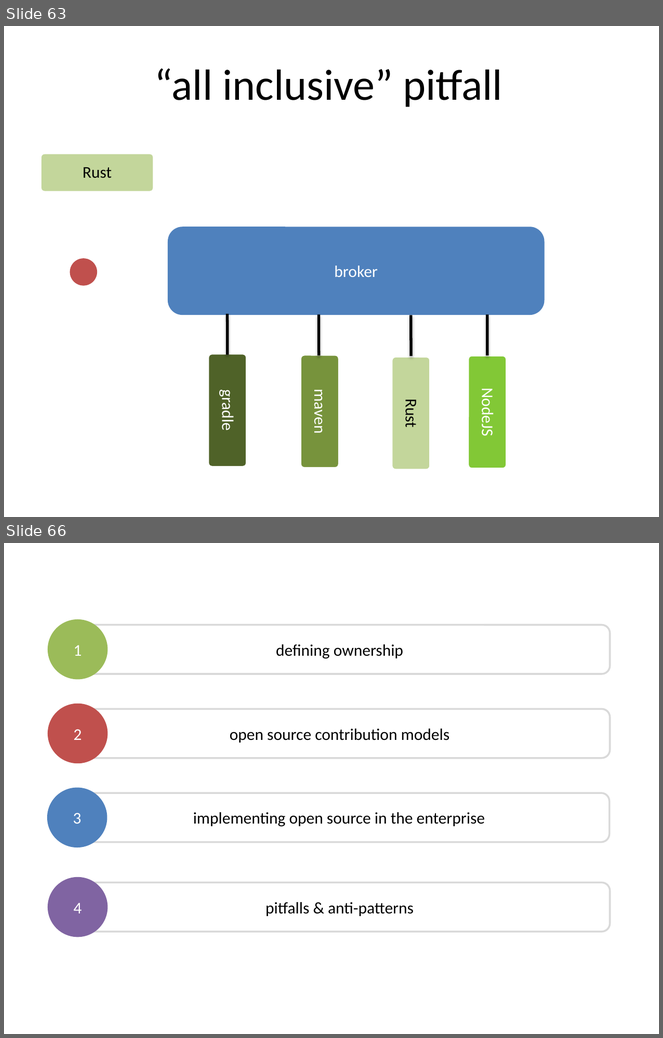
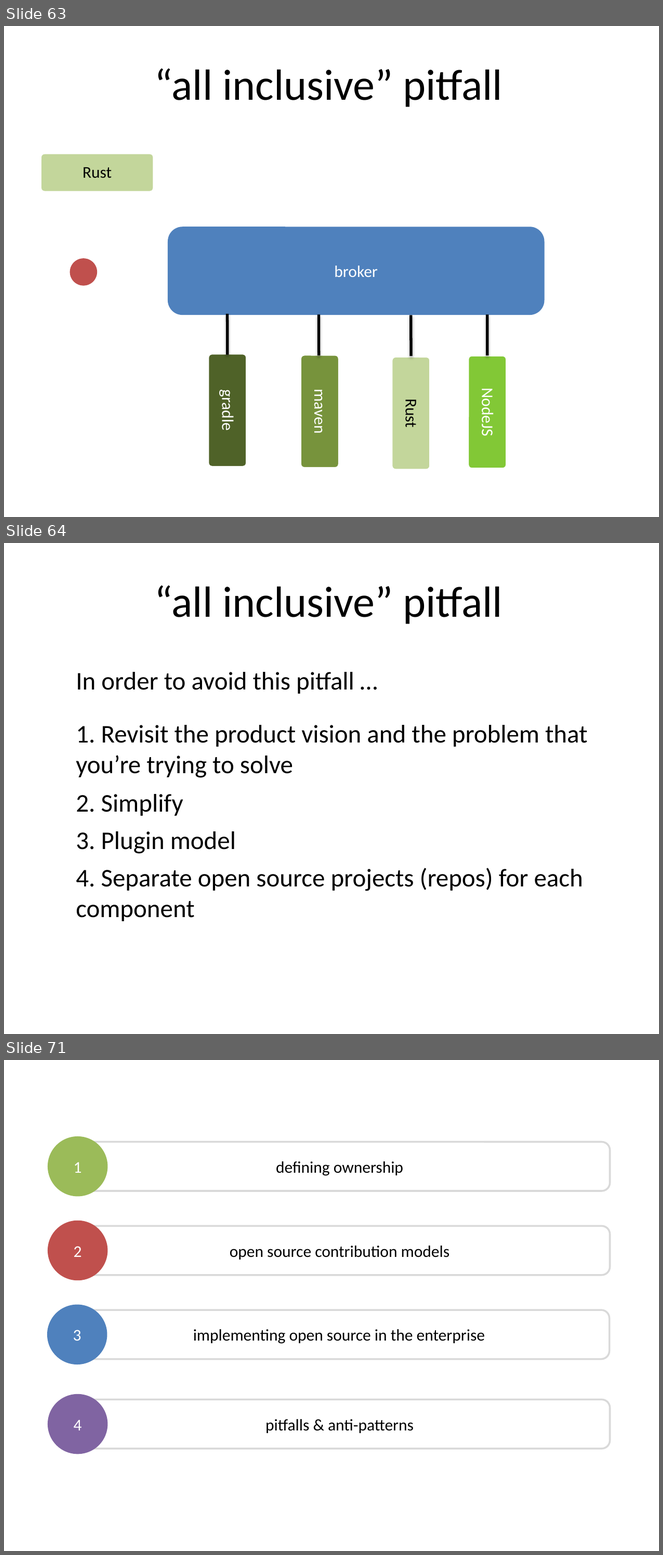
Before and after one commit to dsietz/open-source-model, a slide deck: Adopting the Open Source Model.pptx. Shown one above the other, each under a label of ours: slides 63 and 66 before the commit, slides 63, 64 and 71 after it; the slides between them are not shown. The pictures are 663x1038 and 663x1555 pixels, drawn with LibreOffice and Linux fonts; fonts in the diff are those of the drawing. Boxes give left, top, right and bottom in pixels: in the first picture for what was removed or moved away, otherwise in the second. Text is boxed around its words. In the diff, an @@ line names an element or a change of style, - is before the commit and + after.

```diff
--- a/Adopting the Open Source Model.pptx
+++ b/Adopting the Open Source Model.pptx
@@ slide 64 added at (x1=4, y1=543, x2=659, y2=1034), background #FFFFFF @@
@@ text added at (x1=155, y1=585, x2=503, y2=624), 48 pt, text #000000 @@
+“all inclusive” pitfall
@@ text added at (x1=76, y1=672, x2=354, y2=694), 28 pt, text #000000 @@
+In order to avoid this pitfall …
@@ text added at (x1=76, y1=725, x2=587, y2=778), 28 pt, text #000000 @@
+1. Revisit the product vision and the problem that you’re trying to solve
@@ text added at (x1=76, y1=794, x2=183, y2=816), 28 pt, text #000000 @@
+2. Simplify
@@ text added at (x1=76, y1=832, x2=236, y2=854), 28 pt, text #000000 @@
+3. Plugin model
@@ text added at (x1=76, y1=868, x2=583, y2=922), 28 pt, text #000000 @@
+4. Separate open source projects (repos) for each component
@@ what was slide 66 is now slide 71 @@
```
Also in this commit, not shown: 4 slides changed, 5 other slides added, 58 slides removed.
